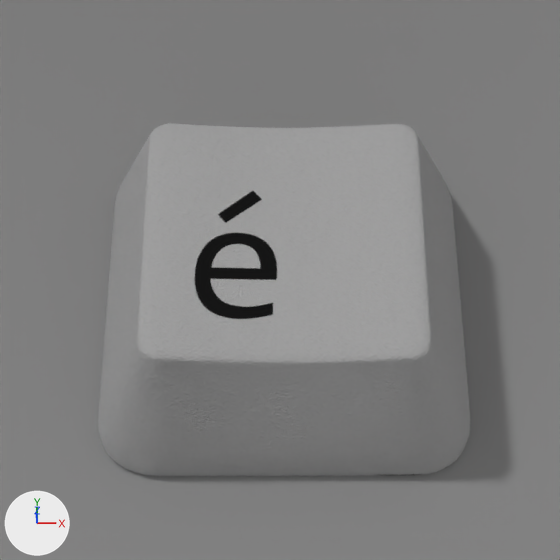
The Blender file apps/src/gnome-characters.blend: old version first, new version second.
Before and after are seen from the file's camera 'Camera'. Arrows for +X, +Y and +Z are at lower left; the lights stay in place.
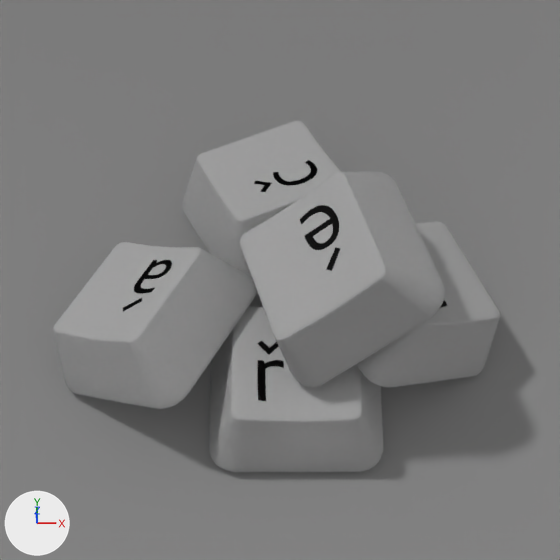
Commit message: / ‘apps/src/gnome-characters.blend’ / ‘apps/src/gnome-characters.blend1’

Boxes [x1, y1, x2, y2] around the edits, measured in the pictures (560 x 560 px):
'Plane.002', surface changed, moved, turned, rescaled: before [98, 123, 470, 476]; after [240, 171, 445, 387]
'Plane.018', added: after [53, 242, 257, 409]
'Plane.003', added: after [209, 306, 383, 472]
'Plane.009', added: after [183, 121, 341, 278]
'Plane.008', added: after [357, 221, 500, 387]

What changed in the scene script:
```text
Add mat_key_r:
    mat_key_r = bpy.data.materials.new('key r')
    # colours: black #232323, grey #a5a5a5, black #000000, white #ffffff, light grey #bfbfbf, grey #aaaaaa
    # uses the picture img_key_r_png
Add mat_key_c_001:
    mat_key_c_001 = bpy.data.materials.new('key c.001')
    # colours: black #232323, grey #a5a5a5, black #000000, white #ffffff, light grey #bfbfbf, grey #aaaaaa
    # uses the picture img_key_c_png
Add mat_key_a_001:
    mat_key_a_001 = bpy.data.materials.new('key a.001')
    # colours: black #232323, grey #a5a5a5, black #000000, white #ffffff, light grey #bfbfbf, grey #aaaaaa
    # uses the picture img_key_a_png
Change me_plane_006:
    where me_plane_006.from_pydata(...)  # 166 vertices, 173 faces; spans x -1.01..1.0, y -1.0..1.0, z -0.03..0.82
    used by ob_plane_002; location = (0.399, -0.502, 0.652); scale = (1.26, 1.26, 1.26)
    me_plane_006 part 1: texture (UV) coordinates of 173 of 173 faces, centred in x -1.01..1.0, y -1.0..1.0, z -0.03..0.82, changed; they spanned u -0.28..1.25, v -0.23..1.03 and now span u -0.08..1.08, v -0.08..1.08
Change ob_plane_002:
    ob_plane_002.location: (0.399, -0.502, 0.652) -> (0.792, -0.717, 1.466)
    ob_plane_002.rotation_euler: (0.0, 0.0, 0.0) -> (0.0352, 0.566, 3.475)  # degrees (0, 0, 0) -> degrees (2, 32, 199)
    ob_plane_002.scale: (1.26, 1.26, 1.26) -> (0.582, 0.582, 0.582)
Add ob_plane_003:
    ob_plane_003 = bpy.data.objects.new('Plane.003', me_plane_007)  # 166 vertices, 173 faces; spans x -1.01..1.0, y -1.0..1.0, z -0.03..0.82; modifiers SUBSURF
    ob_plane_003.location = (0.476, -1.167, 0.689)
    ob_plane_003.scale = (0.582, 0.582, 0.582)
Add ob_plane_008:
    ob_plane_008 = bpy.data.objects.new('Plane.008', me_plane_012)  # 166 vertices, 173 faces; spans x -1.01..1.0, y -1.0..1.0, z -0.03..0.82; modifiers SUBSURF
    ob_plane_008.location = (1.144, -0.672, 0.945)
    ob_plane_008.rotation_euler = (0.0352, 0.566, 0.461)  # degrees (2, 32, 26)
    ob_plane_008.scale = (0.582, 0.582, 0.582)
Add ob_plane_009:
    ob_plane_009 = bpy.data.objects.new('Plane.009', me_plane_021)  # 166 vertices, 173 faces; spans x -1.01..1.0, y -1.0..1.0, z -0.03..0.82; modifiers SUBSURF
    ob_plane_009.location = (0.346, 0.213, 0.797)
    ob_plane_009.rotation_euler = (0.0131, 0.287, 1.996)  # degrees (0.8, 16, 114)
    ob_plane_009.scale = (0.582, 0.582, 0.582)
    ob_plane_009.material_slots[0].link = 'OBJECT'; ob_plane_009.material_slots[0].material = mat_key_c_001
Add ob_plane_018:
    ob_plane_018 = bpy.data.objects.new('Plane.018', me_plane_022)  # 166 vertices, 173 faces; spans x -1.01..1.0, y -1.0..1.0, z -0.03..0.82; modifiers SUBSURF
    ob_plane_018.location = (-0.45, -0.84, 0.916)
    ob_plane_018.rotation_euler = (0.0352, 0.566, 2.643)  # degrees (2, 32, 151)
    ob_plane_018.scale = (0.582, 0.582, 0.582)
    ob_plane_018.material_slots[0].link = 'OBJECT'; ob_plane_018.material_slots[0].material = mat_key_a_001
```
